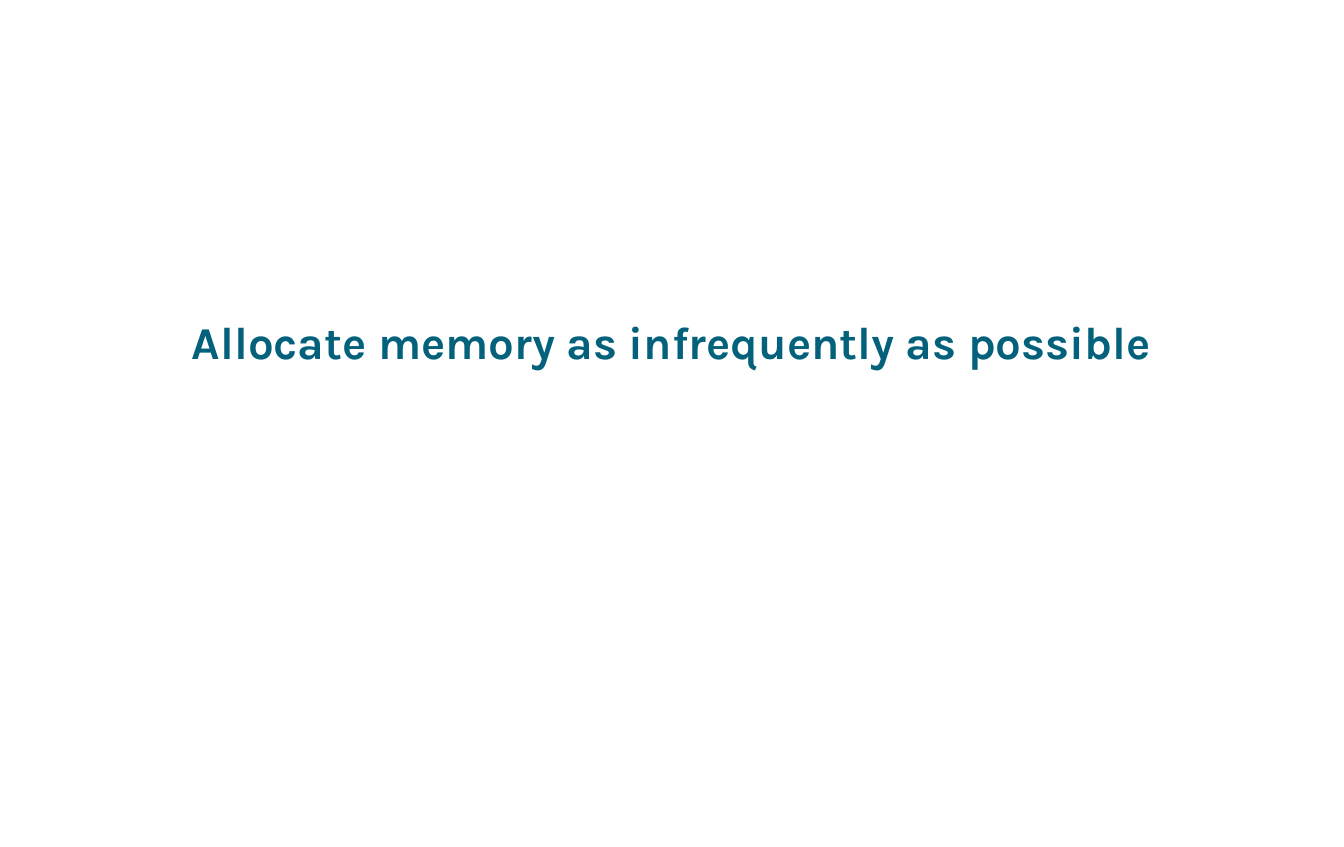
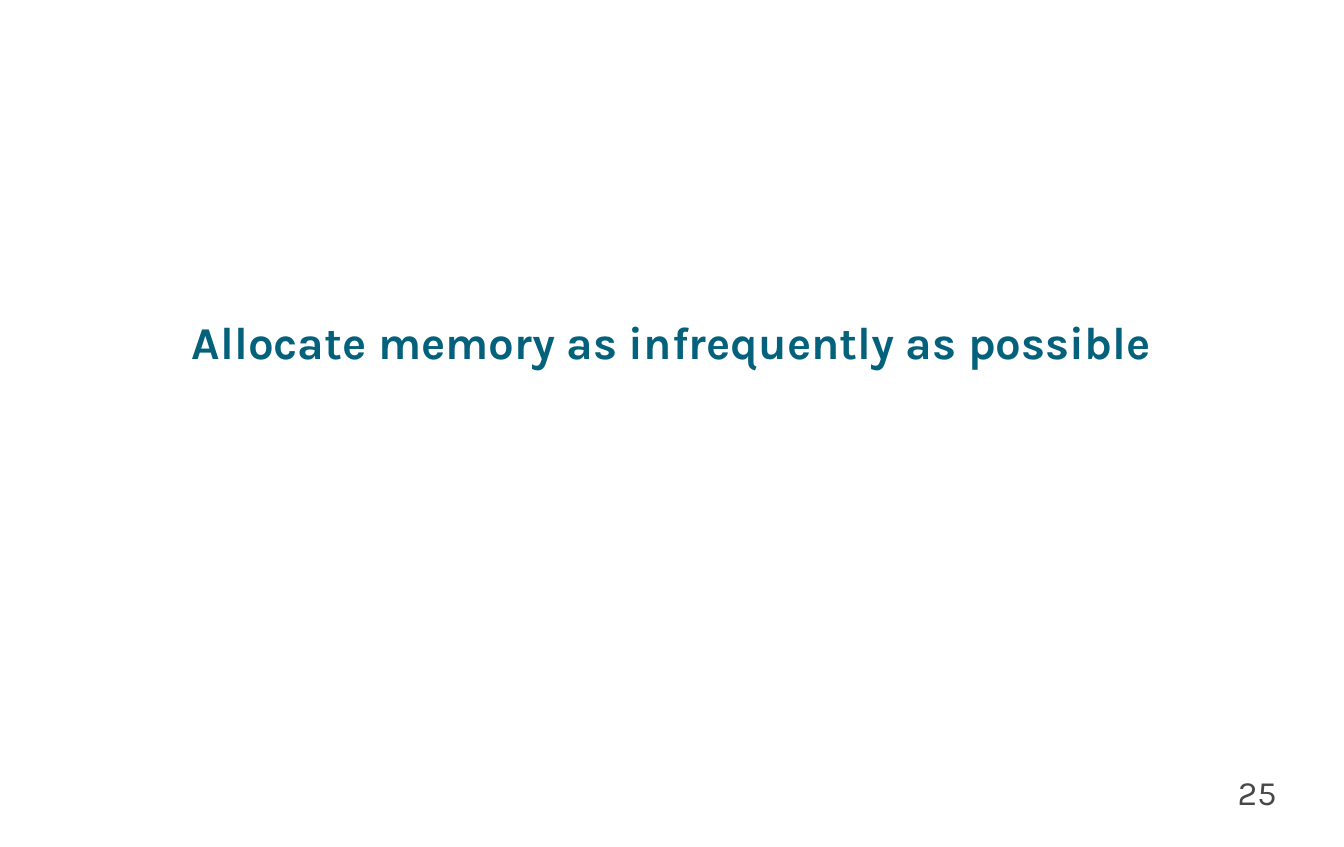
Before and after one commit to KayEss/cpp-designing4performance, a slide deck: slide 25 of slides/Designing APIs For Performance.odp (slide 10 before the commit). Drawn at 1344x847 pixels with LibreOffice and Linux fonts; fonts in the diff are those of the drawing; background and template pictures are left out. Boxes give left, top, right and bottom in pixels: in the first picture for what was removed or moved away, otherwise in the second. Text is boxed around its words. In the diff, an @@ line names an element or a change of style, - is before the commit and + after.

Commit message:
Slides for first half of talk.

```diff
--- a/slides/Designing APIs For Performance.odp
+++ b/slides/Designing APIs For Performance.odp
@@ page number added at (1238,783,1277,806), 24 pt, text #484848 @@
+25
```
Also in this commit, not shown: 19 other slides changed, 15 slides added, 1 slide removed, 4 other files.
